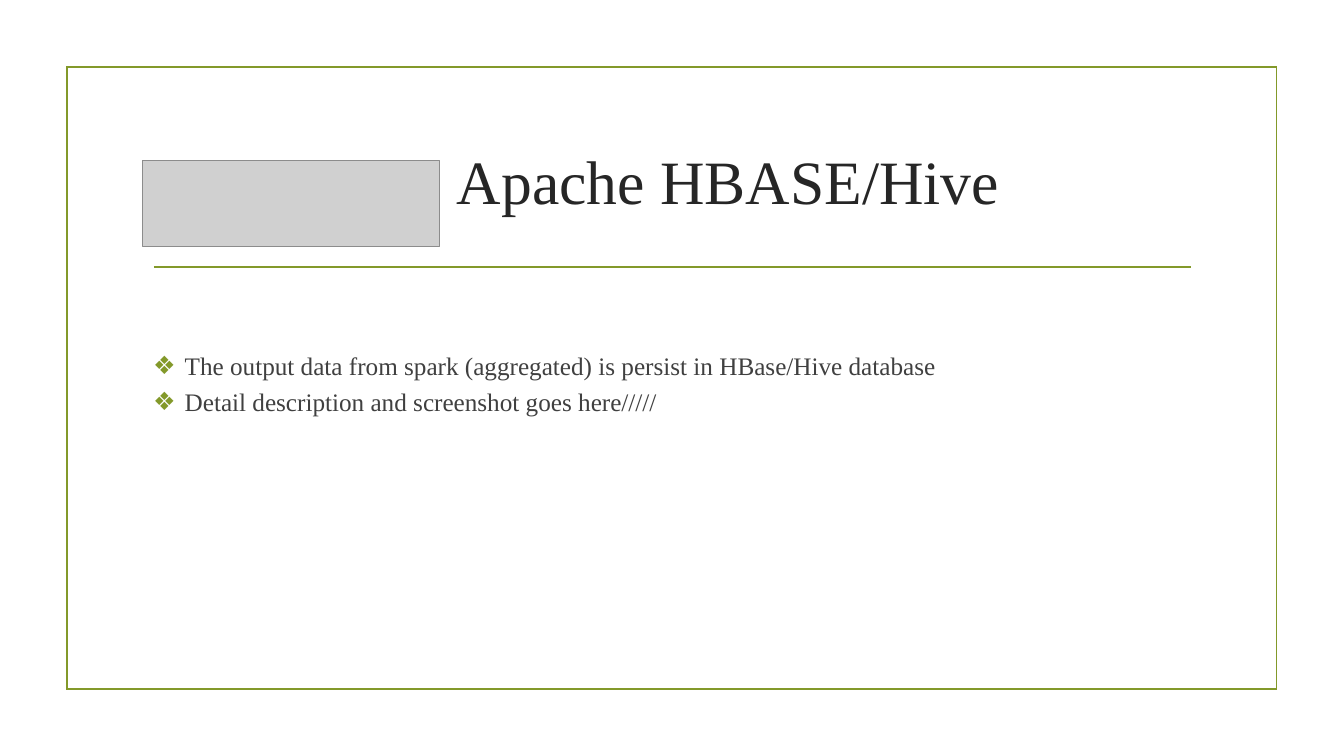
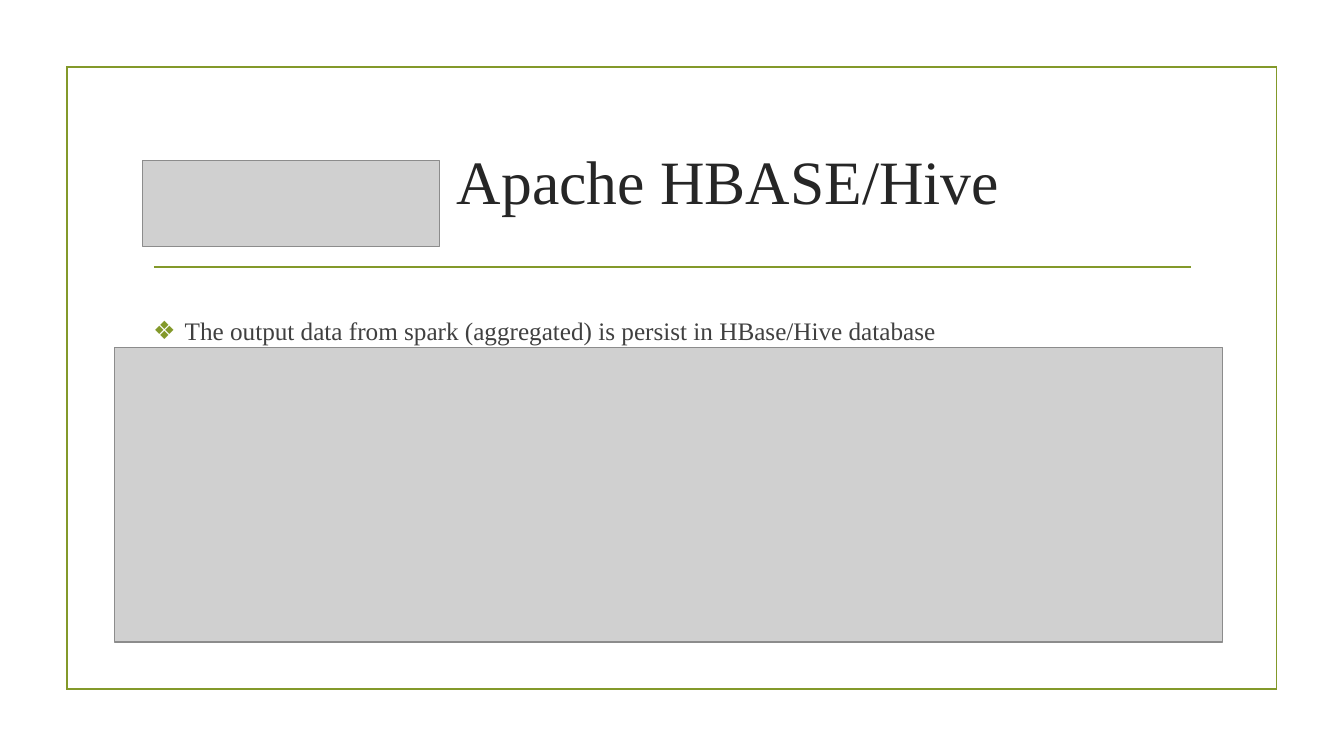
Before and after one commit to pbudhathoki/CS523-BDT-SoccorAnalyser, a slide deck: slide 8 of Power Point Presentation-Group4.pptx (slide 9 before the commit). Drawn at 1344x756 pixels with LibreOffice and Linux fonts; fonts in the diff are those of the drawing; grey boxes stand for pictures; background and template pictures are left out. Boxes give left, top, right and bottom in pixels: in the first picture for what was removed or moved away, otherwise in the second. Text is boxed around its words. In the diff, an @@ line names an element or a change of style, - is before the commit and + after.

```diff
--- a/Power Point Presentation-Group4.pptx
+++ b/Power Point Presentation-Group4.pptx
@@ picture added at box(114, 347, 1223, 642) @@
@@ text at box(185, 393, 656, 417): paragraph removed @@
-  ❖ Detail description and screenshot goes here/////
```
Also in this commit, not shown: 7 other slides changed.
